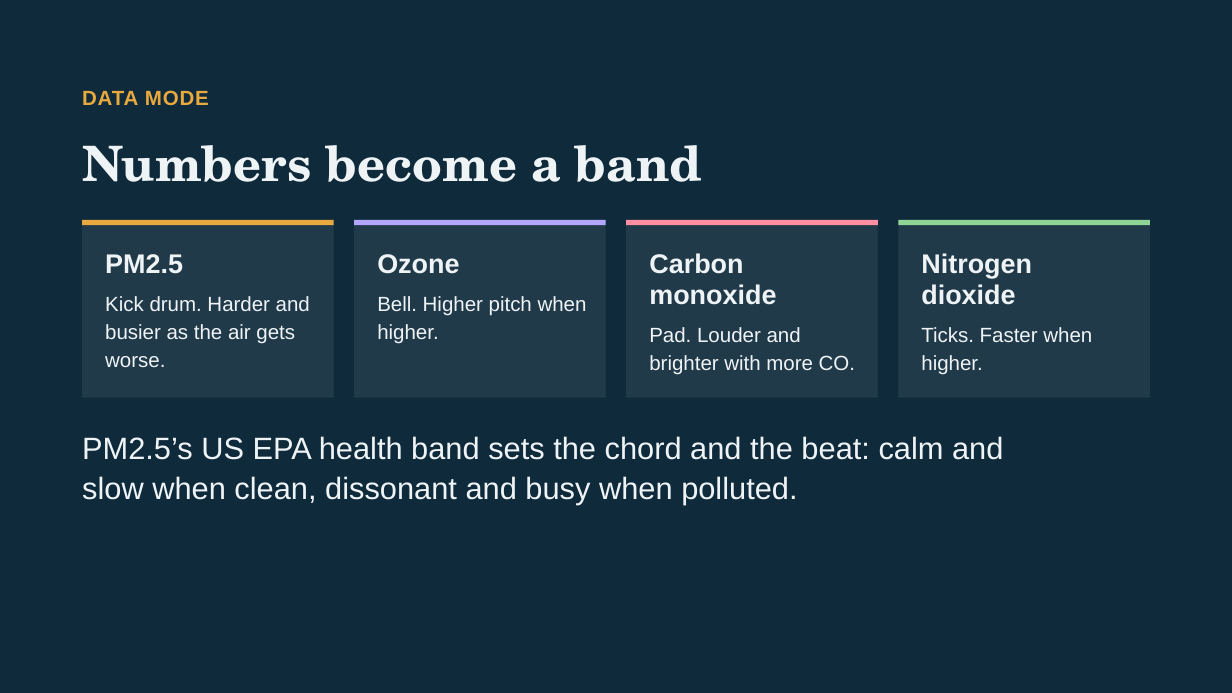
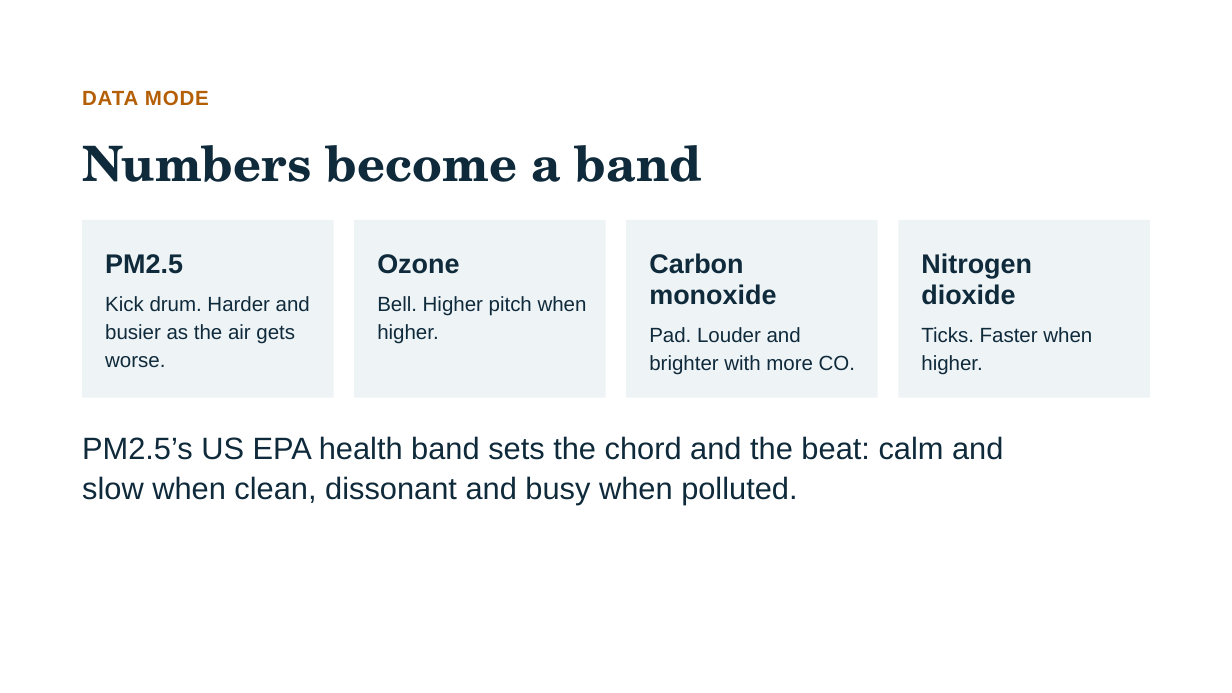
Before and after one commit to Avinash-Josh-i/Earth-Jukebox, a slide deck: slide 5 of Earth Jukebox Listen to the Planet.pptx. Drawn at 1232x693 pixels with LibreOffice and Linux fonts; fonts in the diff are those of the drawing. Boxes give left, top, right and bottom in pixels: in the first picture for what was removed or moved away, otherwise in the second. Text is boxed around its words. In the diff, an @@ line names an element or a change of style, - is before the commit and + after.

```diff
--- a/Earth Jukebox Listen to the Planet.pptx
+++ b/Earth Jukebox Listen to the Planet.pptx
@@ background #0F2A3B to #FFFFFF @@
@@ text "DATA MODE" at [82, 90, 209, 106]: text colour #E8A93F to #B45F06 @@
@@ line removed from (82, 223) to (334, 223) @@
@@ line removed from (354, 223) to (606, 223) @@
@@ line removed from (627, 223) to (878, 223) @@
@@ fill #FFFFFF at 8% opacity to #EEF3F6 in 4 elements at [82, 220, 334, 397], [354, 220, 605, 397], [627, 220, 878, 397], [898, 220, 1150, 397] @@
@@ line removed from (898, 223) to (1150, 223) @@
@@ text colour #EEF3F6 to #0F2A3B in 10 elements at [82, 145, 702, 182], [105, 254, 183, 274], [105, 296, 310, 368], [377, 254, 459, 274], [377, 296, 587, 344], [649, 253, 776, 305], [649, 327, 855, 375], [921, 253, 1032, 305], [921, 327, 1092, 375], [82, 436, 1003, 505] @@
```
Also in this commit, not shown: 6 other slides changed, 1 other file.
